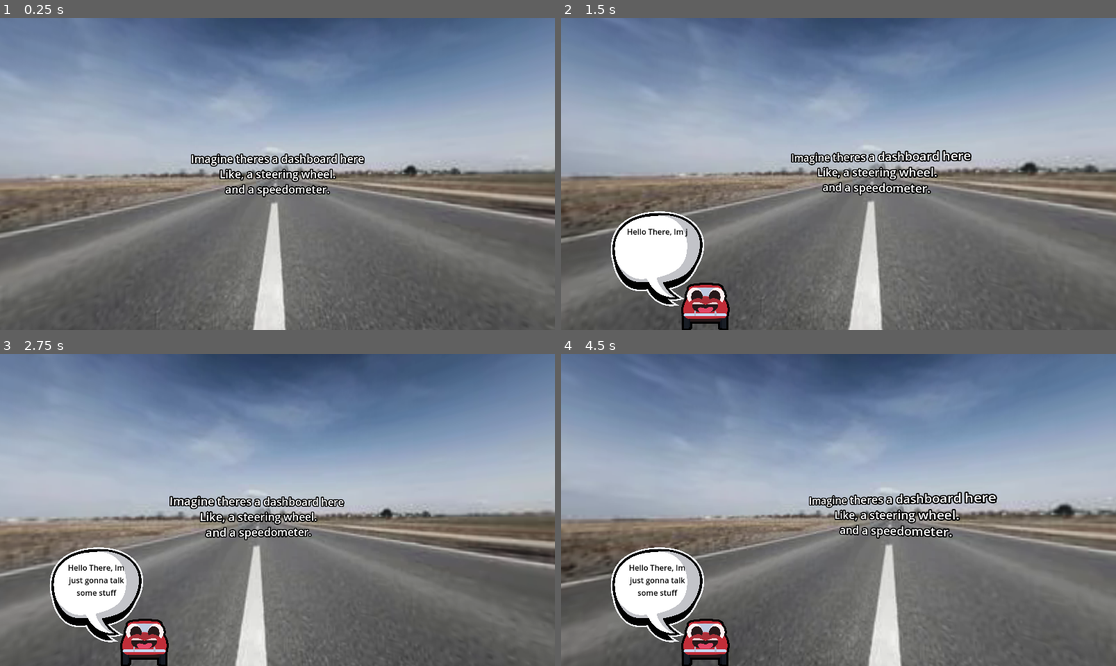
Above: before the commit, frames 1-4 (two rows, left to right).
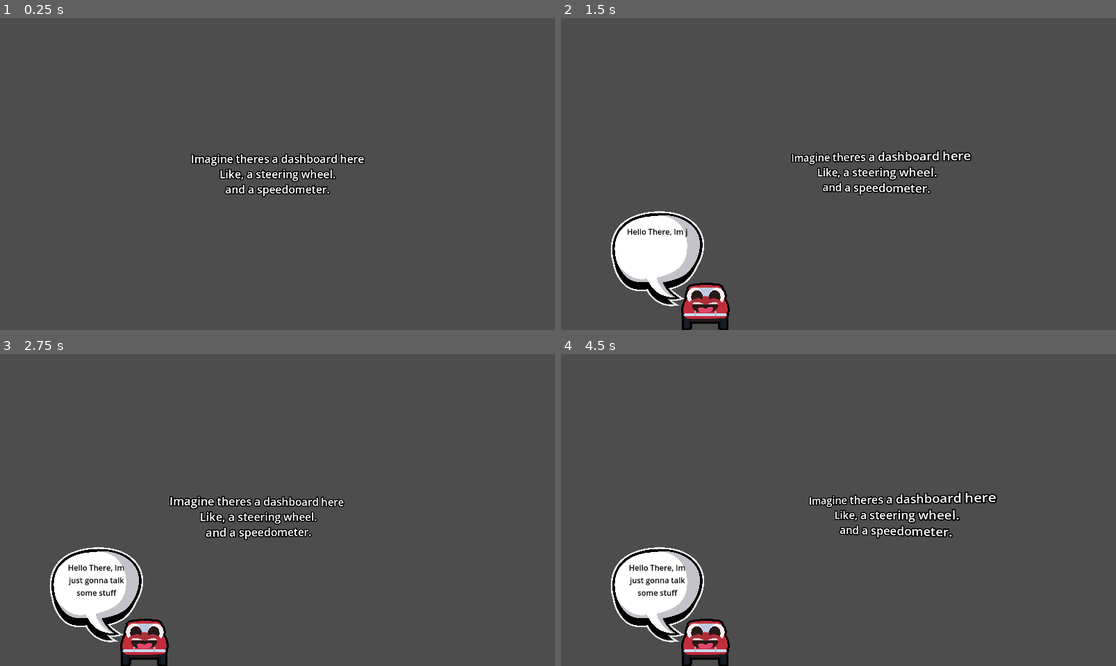
Above: after the commit, the same moments.

Repository: HackHajs/CarHaj
Game: Godot game, scene res://Level.tscn
The game is run twice, just before and just after one commit, with the same random seed, the same clock (stepped at 60 frames per second) and the same inputs. The project has no main scene, so this scene is started directly.
Inputs (mouse positions are in pixels of both pictures, inside the frame that each line leads up to):
- Up to frame 1 (0.25 s): no input
- Up to frame 2 (1.5 s): move the mouse to (866, 174) at 0.52 s; hold W (forward) from 0.53 s (still down); move the mouse to (810, 174) at 1.27 s
- Up to frame 3 (2.75 s): keep holding W (forward); move the mouse to (288, 503) at 2.02 s
- Up to frame 4 (4.5 s): keep holding W (forward); tap Enter at 2.75, 4.25 s; move the mouse to (832, 516) at 2.77 s; tap Space at 3.5 s; move the mouse to (877, 513) at 3.52 s; move the mouse to (794, 506) at 4.27 s

The runs differ from the first frame. In frame 1, 75% of the frame differs, in the area x 0-100%, y 0-100%; in frame 2, 73%; in frame 3, 74%; in frame 4, 76%.

Commit message:
added click detect

Diff:
--- a/Cupri.tscn
+++ b/Cupri.tscn
@@ -1,9 +1,8 @@
-[gd_scene load_steps=5 format=3 uid="uid://hben4gmja5gx"]
+[gd_scene load_steps=4 format=3 uid="uid://hben4gmja5gx"]
 
 [ext_resource type="Script" uid="uid://doq4v110lfcnt" path="res://Cupri.gd" id="1_kwgrg"]
 [ext_resource type="Texture2D" uid="uid://u427r1wgyopd" path="res://Resources/cupri.svg" id="1_u38vs"]
 [ext_resource type="Texture2D" uid="uid://ctj5gvfkiytfn" path="res://Resources/bubble.png" id="2_htb5f"]
-[ext_resource type="Script" uid="uid://h5254l27i8ii" path="res://Scripts/Gemini/encouragement.gd" id="4_5iaxr"]
 
 [node name="Cupri" type="Control"]
 layout_mode = 3
@@ -58,6 +57,3 @@
 theme_override_colors/font_color = Color(0, 0, 0, 1)
 horizontal_alignment = 1
 autowrap_mode = 3
-
-[node name="HTTPRequest" type="HTTPRequest" parent="."]
-script = ExtResource("4_5iaxr")
--- a/Level.tscn
+++ b/Level.tscn
@@ -35,6 +35,7 @@
 grow_vertical = 2
 
 [node name="TotallyASkyBox" type="MeshInstance3D" parent="."]
+visible = false
 mesh = SubResource("SphereMesh_m3clv")
 
 [node name="OmniLight3D" type="OmniLight3D" parent="TotallyASkyBox"]
--- a/Player.tscn
+++ b/Player.tscn
@@ -7,6 +7,10 @@
 
 [node name="Camera3D" type="Camera3D" parent="."]
 
+[node name="RayCast3D" type="RayCast3D" parent="Camera3D"]
+target_position = Vector3(0, 0, -10)
+debug_shape_thickness = 5
+
 [node name="Label3D" type="Label3D" parent="."]
 transform = Transform3D(1, 0, 0, 0, 1, 0, 0, 0, 1, 0, 0, -3)
 text = "Imagine theres a dashboard here
--- a/Scripts/CamControl.gd
+++ b/Scripts/CamControl.gd
@@ -6,6 +6,7 @@
 var shake_strength = 0
 var active: bool = true
 @onready var cam = $Camera3D
+@onready var Ray = $Camera3D/RayCast3D
 @onready var rng = RandomNumberGenerator.new()
 
 func _ready():
@@ -16,6 +17,10 @@
 		cam.rotation.x -= event.relative.y * SENS
 		cam.rotation.x = clamp(cam.rotation.x, -PI/4, PI/4)
 		cam.rotation.y -= event.relative.x * SENS
+
+	elif event is InputEventMouseButton and active and event.pressed:
+		var obj = Ray.get_collider()
+		print(obj)
 
 func _process(delta):
 	if shake_strength > 0:
Not shown: 1 places in Level.tscn that only renumber resources
